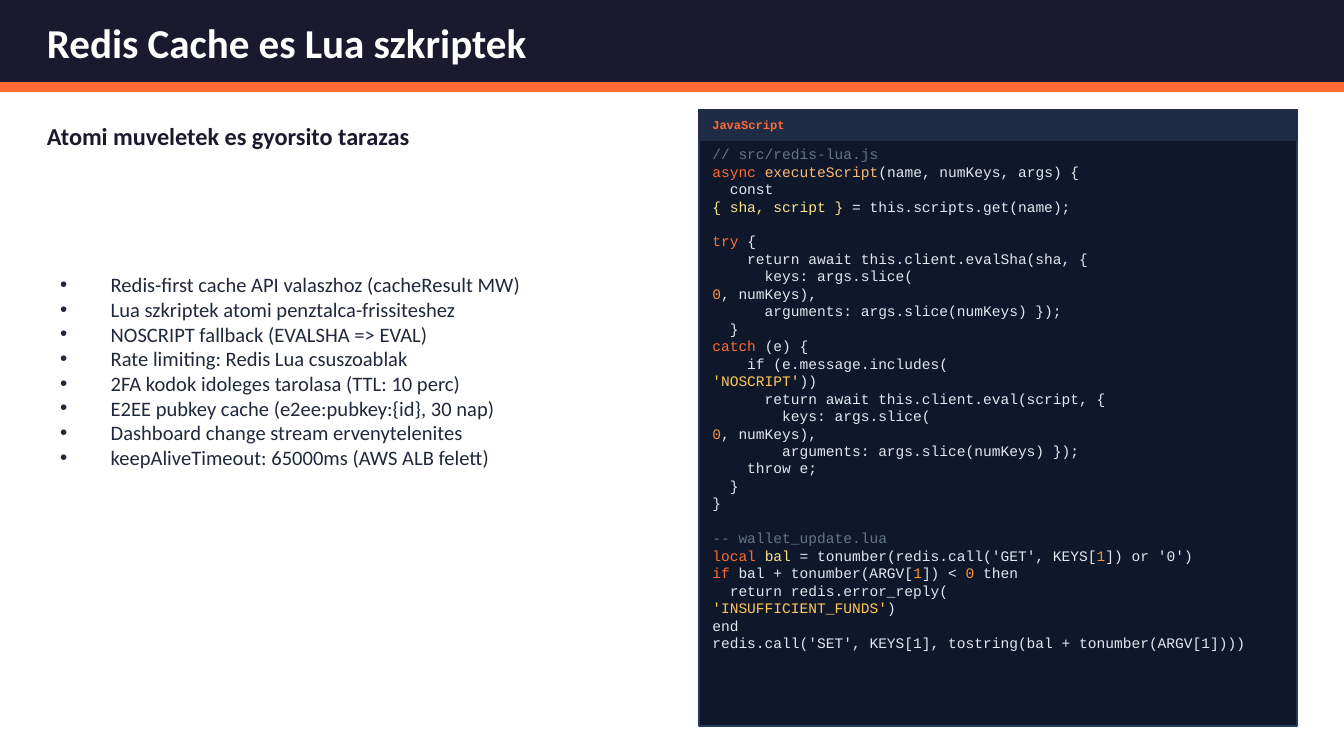
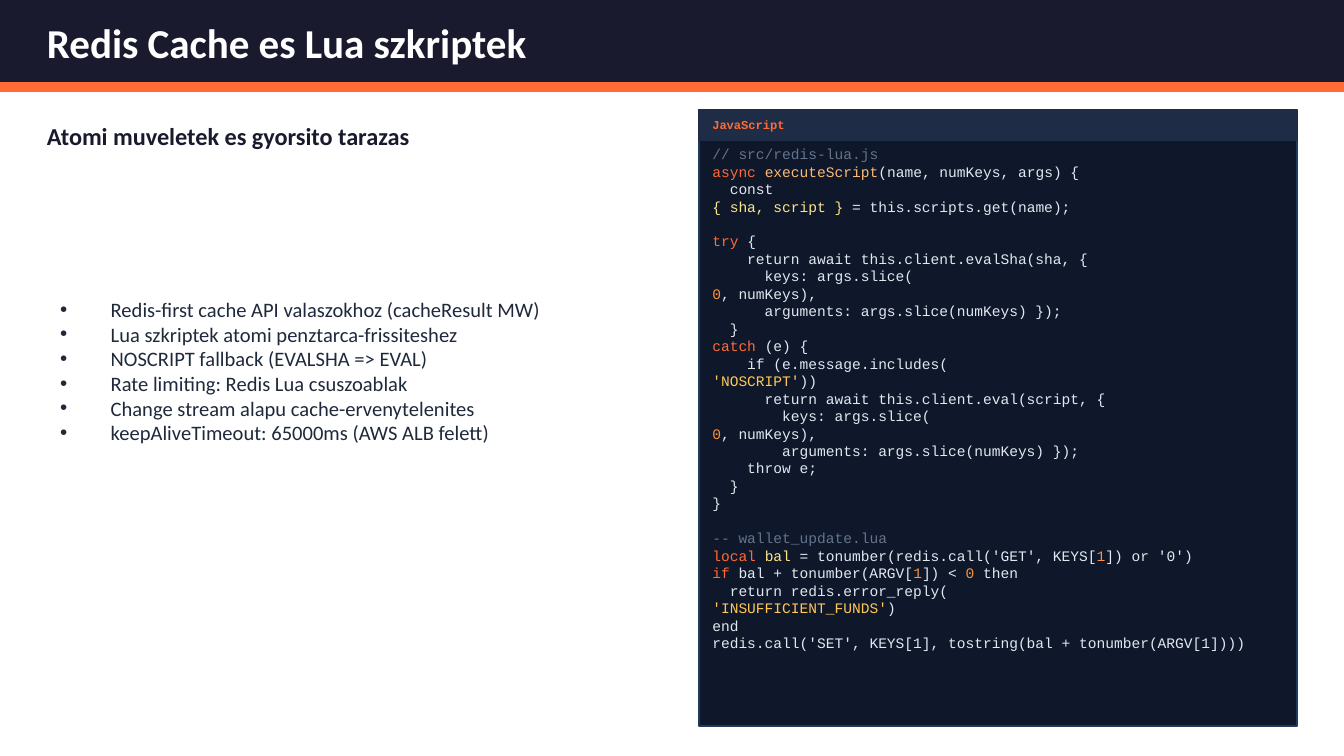
Before and after one commit to bivorzk/iskolaprojekt, a slide deck: slide 14 of SnapTray_Prezentacio_v3.pptx (slide 15 before the commit). Drawn at 1344x756 pixels with LibreOffice and Linux fonts; fonts in the diff are those of the drawing. Boxes give left, top, right and bottom in pixels: in the first picture for what was removed or moved away, otherwise in the second. Text is boxed around its words. In the diff, an @@ line names an element or a change of style, - is before the commit and + after.

```diff
--- a/SnapTray_Prezentacio_v3.pptx
+++ b/SnapTray_Prezentacio_v3.pptx
@@ text at bbox=[111, 302, 539, 346]: text changed @@
-• Redis-first cache API valaszhoz (cacheResult MW)
-• Lua szkriptek atomi penztalca-frissiteshez
+• Redis-first cache API valaszokhoz (cacheResult MW)
+• Lua szkriptek atomi penztarca-frissiteshez
@@ text at bbox=[111, 401, 475, 420]: text changed @@
-• 2FA kodok idoleges tarolasa (TTL: 10 perc)
-• E2EE pubkey cache (e2ee:pubkey:{id}, 30 nap)
-• Dashboard change stream ervenytelenites
+• Change stream alapu cache-ervenytelenites
```
Also in this commit, not shown: 9 other slides changed, 2 slides added, 16 slides removed, 1 other file.
